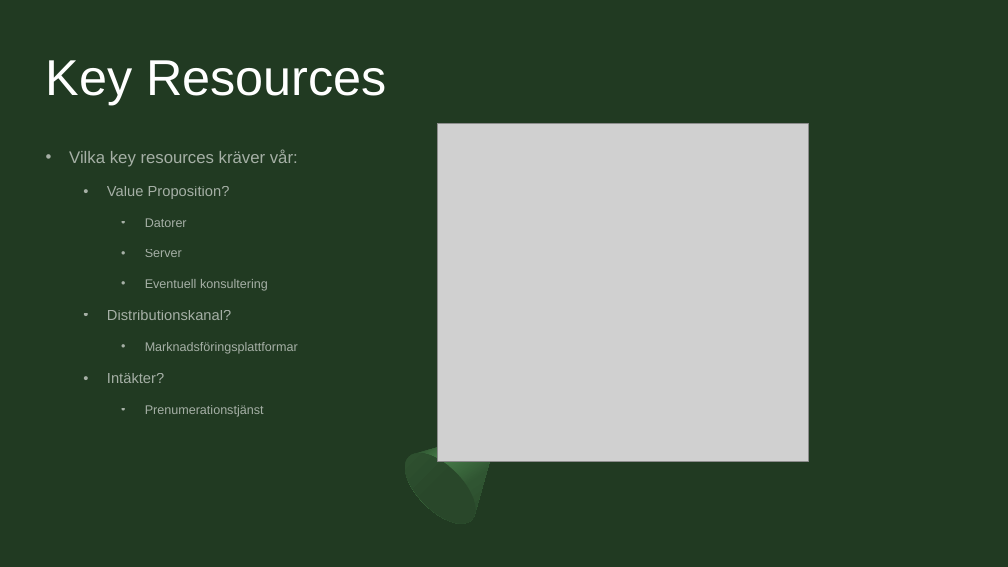
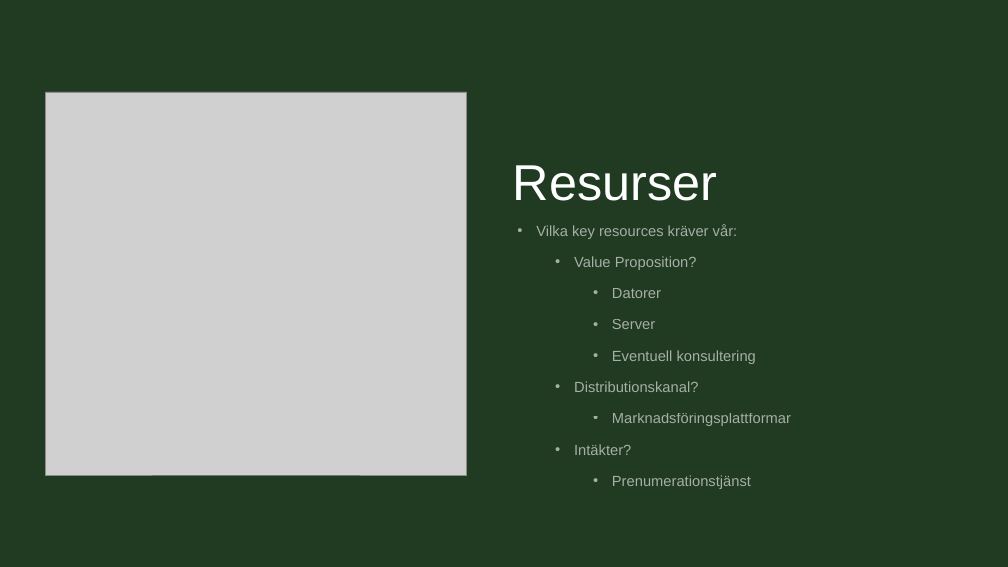
Before and after one commit to Sjofil/HASAB-IDA3, a slide deck: slide 4 of Business Canvas Model/Business canvas model.pptx. Drawn at 1008x567 pixels with LibreOffice and Linux fonts; fonts in the diff are those of the drawing; grey boxes stand for pictures. Boxes give left, top, right and bottom in pixels: in the first picture for what was removed or moved away, otherwise in the second. Text is boxed around its words. In the diff, an @@ line names an element or a change of style, - is before the commit and + after.

```diff
--- a/Business Canvas Model/Business canvas model.pptx
+++ b/Business Canvas Model/Business canvas model.pptx
@@ rectangle added at [0,0,1008,567], fill #213A22 @@
@@ title "Resurser" at [513,165,717,201]: vertical alignment top to bottom @@
@@ picture: place and size @@
-picture at [437,123,808,461]
+picture at [46,92,467,476]
@@ title at [513,165,717,201]: text changed @@
-Key Resources
+Resurser
@@ text "Vilka key resources kräver vår:": place and size @@
-text "Vilka key resources kräver vår:" at [69,149,298,417]
+text "Vilka key resources kräver vår:" at [536,224,791,489]
@@ text "Vilka key resources kräver vår:" at [536,224,791,489]: size 16 to 14 pt in "Vilka key resources kräver vår:"; size 12 to 14 pt in "Datorer", "Server", "Eventuell konsultering", "Marknadsföringsplattformar" and 1 more places; indent changed; line spacing 1.1 to 1 @@
@@ freeform shape removed at [393,399,530,536] @@
@@ ellipse removed at [393,441,488,536] @@
```
Also in this commit, not shown: 6 other slides changed, 3 slides added, 3 slides removed.
